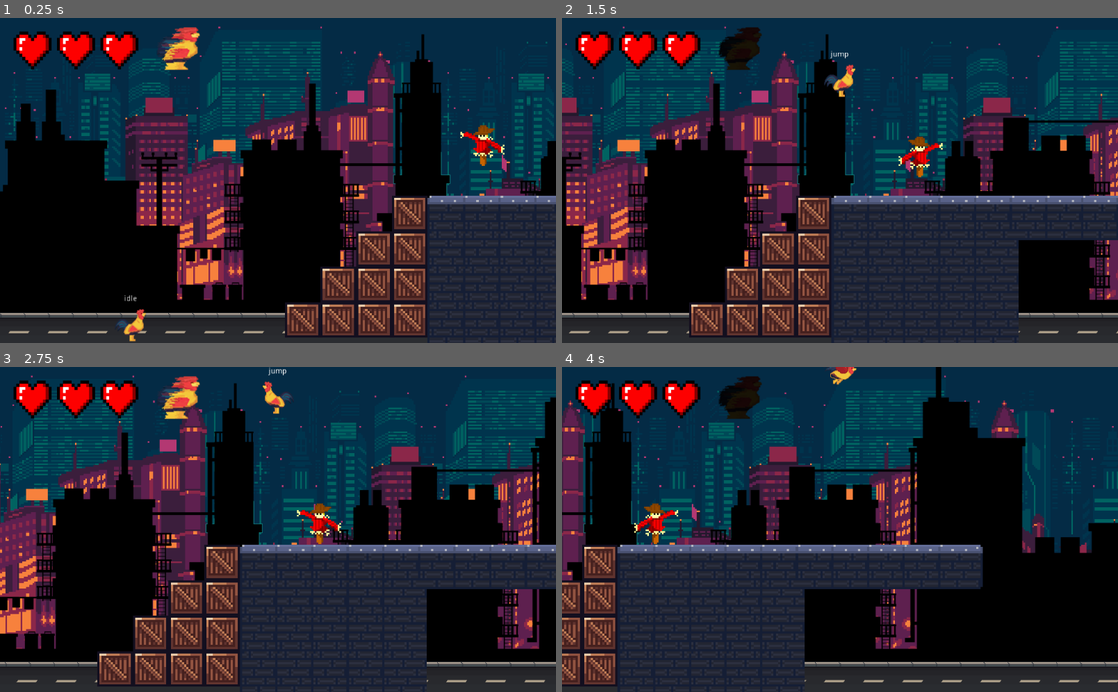
Above: before the commit, frames 1-4 (two rows, left to right).
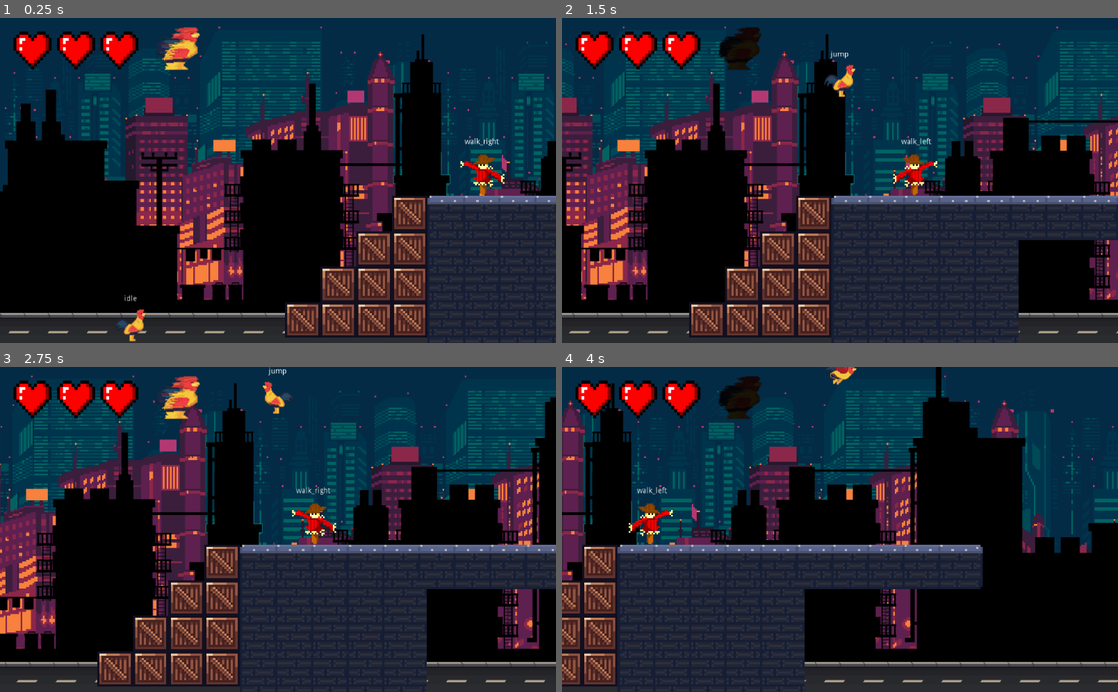
Above: after the commit, the same moments.

Repository: see4pablo/rooster-madness
Game: Godot game, scene res://Game.tscn
The game is run twice, just before and just after one commit, with the same random seed, the same clock (stepped at 60 frames per second) and the same inputs.
Inputs (mouse positions are in pixels of both pictures, inside the frame that each line leads up to):
- Up to frame 1 (0.25 s): no input
- Up to frame 2 (1.5 s): move the mouse to (962, 164) at 0.52 s; press the mouse at (962, 164) at 0.53 s; hold D (move_right) from 0.53 s (still down); tap Space (jump) at 0.77, 0.8, 1.07, 1.35 s; move the mouse to (728, 196) at 1.27 s; release the mouse at (728, 196) at 1.28 s
- Up to frame 3 (2.75 s): tap Space (jump) at 1.52, 1.82, 2.3 s; click (166, 545) at 1.55 s; move the mouse to (333, 458) at 2.02 s; release D (move_right) at 2.03 s; press the mouse at (333, 458) at 2.03 s; hold A (move_left) from 2.03 s (still down)
- Up to frame 4 (4 s): move the mouse to (812, 594) at 2.77 s; release A (move_left) at 2.78 s; release the mouse at (812, 594) at 2.78 s; hold D (move_right) from 2.78 s (still down); click (812, 594) at 2.85 s; tap Space (jump) at 3.02, 3.32 s; move the mouse to (1006, 578) at 3.52 s; hold Space (jump) from 3.53 s (still down)

The runs differ from the first frame. In frame 1, 0.7% of the frame differs, in the area x 82-91%, y 32-55%; in frame 2, 0.7%; in frame 3, 0.5%; in frame 4, 0.5%.

Commit message:
Pablo's changes

Diff:
--- a/Enemies/EnemyFSM.gd
+++ b/Enemies/EnemyFSM.gd
@@ -2,6 +2,7 @@
 
 func _ready():
 
+	add_state("idle")
 	add_state("walk_left")
 	add_state("walk_right")
 	add_state("follow_left")
@@ -17,6 +18,13 @@
 
 func _get_transition(delta):
 	match state:
+		states.idle:
+			if parent.checker_left.is_colliding():
+				return states.follow_left
+			elif parent.checker_right.is_colliding():
+				return states.follow_right
+			else:
+				return states.walk_right
 		states.walk_left:
 			if parent.checker_left.is_colliding():
 				return states.follow_left
@@ -41,16 +49,20 @@
 func _enter_state(new_state, old_state):
 	match new_state:
 		states.walk_left:
-			if [states.walk_right, states.follow_right].has(old_state):
+			parent.state_info.text = "walk_left"
+			if [states.idle, states.walk_right, states.follow_right].has(old_state):
 				parent.velocity.x = Globals.LEFT * parent.move_speed
 		states.follow_left:
-			if [states.walk_right, states.follow_right].has(old_state):
+			parent.state_info.text = "follow_left"
+			if [states.idle, states.walk_right, states.follow_right].has(old_state):
 				parent.velocity.x = Globals.LEFT * parent.move_speed
 		states.walk_right:
-			if [states.walk_left, states.follow_left].has(old_state):
+			parent.state_info.text = "walk_right"
+			if [states.idle, states.walk_left, states.follow_left].has(old_state):
 				parent.velocity.x = Globals.RIGHT * parent.move_speed
 		states.follow_right:
-			if [states.walk_left, states.follow_left].has(old_state):
+			parent.state_info.text = "follow_right"
+			if [states.idle, states.walk_left, states.follow_left].has(old_state):
 				parent.velocity.x = Globals.RIGHT * parent.move_speed
 
 func _exit_state(old_state, new_state):
--- a/Enemies/enemy.gd
+++ b/Enemies/enemy.gd
@@ -7,7 +7,7 @@
 #------------------------------------
 # States
 var idle = true
-var facing_right = true
+var facing_right = false
 var getting_hit = false
 var jumping = false
 #------------------------------------
@@ -17,12 +17,13 @@
 
 var velocity = Vector2()
 var move_speed = character_speed * Globals.UNIT_SIZE
-var gravity = 20
-export var direction = -1
+var gravity = 20 * move_speed
 
 onready var checker_left = $player_checker_left
 onready var checker_right = $player_checker_right
 onready var anim_sprite = $Body/AnimatedSprite
+onready var state_info = $Enemy_UI/State_Info
+onready var enemyFSM = $StateMachine
 
 # Called when the node enters the scene tree for the first time.
 func _ready():
@@ -49,12 +50,14 @@
 
 func _jump():
 	jumping = true
+	var direction = -1
+	if facing_right: direction = 1
 	velocity.x = move_speed*(direction*-1)*50
 	velocity.y = gravity*(-1)*60
 	velocity = move_and_slide(velocity)
 
 
-func get_hit(damage):
+func _get_hit(damage):
 	if getting_hit:
 		return false
 	$Receive_hit.start(0.5)
@@ -83,7 +86,7 @@
 		body.get_attacked(self)
 
 	elif body.is_class("StaticBody2D"):
-		get_hit(100)
+		_get_hit(100)
 
 
 func _on_Timer_timeout():
@@ -91,4 +94,4 @@
 
 
 func _on_Receive_hit_timeout():
-	getting_hit = false
+	enemyFSM.set_state(enemyFSM.states.idle)
--- a/Enemies/enemy.tscn
+++ b/Enemies/enemy.tscn
@@ -102,6 +102,24 @@
 
 [node name="StateMachine" type="Node" parent="."]
 script = ExtResource( 3 )
+
+[node name="Enemy_UI" type="HBoxContainer" parent="."]
+anchor_left = 1.0
+anchor_right = 1.0
+margin_left = -42.5874
+margin_top = -59.7622
+margin_right = 45.4126
+margin_bottom = -45.7622
+alignment = 1
+__meta__ = {
+"_edit_use_anchors_": false
+}
+
+[node name="State_Info" type="Label" parent="Enemy_UI"]
+margin_left = 32.0
+margin_right = 56.0
+margin_bottom = 14.0
+text = "idle"
 [connection signal="body_entered" from="hit_checker" to="." method="_on_hit_checker_body_entered"]
 [connection signal="timeout" from="Receive_hit" to="." method="_on_Receive_hit_timeout"]
 [connection signal="timeout" from="Timer" to="." method="_on_Timer_timeout"]
--- a/Game.tscn
+++ b/Game.tscn
@@ -88,7 +88,6 @@
 
 [node name="enemy2" parent="Enemies" instance=ExtResource( 2 )]
 position = Vector2( 866.134, 226.998 )
-direction = 1
 
 [node name="Player" parent="." instance=ExtResource( 1 )]
 position = Vector2( 240.547, 535.92 )
--- a/Player/PlayerFSM.gd
+++ b/Player/PlayerFSM.gd
@@ -21,7 +21,7 @@
 		jump_pressed = true
 		parent.glide_cond = true
 
-		if [states.idle, states.walk].has(state):
+		if [states.idle, states.walk].has(state) and parent.is_on_floor():
 			parent.jump_sound.play()
 			parent.velocity.y += parent.max_jump_velocity
 
@@ -51,7 +51,7 @@
 	match state:
 		states.idle:
 			if !parent.is_on_floor():
-				if parent.velocity.y < 0:
+				if parent.velocity.y < - Globals.EPSILON:
 					return states.jump
 				elif parent.velocity.y >= 0:
 					return states.fall
@@ -59,9 +59,9 @@
 				return states.walk
 		states.walk:
 			if !parent.is_on_floor():
-				if parent.velocity.y < 0:
+				if parent.velocity.y < - Globals.EPSILON:
 					return states.jump
-				elif parent.velocity.y >= 0:
+				elif parent.velocity.y >= Globals.EPSILON:
 					return states.fall
 			elif parent.velocity.x == 0:
 				return states.idle
@@ -70,23 +70,23 @@
 				return states.idle
 			elif parent.glide_cond:
 				return states.glide
-			elif parent.velocity.y >= 0:
+			elif parent.velocity.y >= Globals.EPSILON:
 				return states.fall
 		states.fall:
 			if parent.is_on_floor():
 				return states.idle
 			elif parent.glide_cond:
 				return states.glide
-			elif parent.velocity.y < 0:
+			elif parent.velocity.y < - Globals.EPSILON :
 				return states.jump
 		states.glide:
 			if parent.is_on_floor():
 				return states.idle
 			elif not parent.glide_cond:
-				if parent.velocity.y >= 0:
+				if parent.velocity.y >= Globals.EPSILON:
+					return states.fall
+				elif parent.velocity.y < - Globals.EPSILON:
 					return states.jump
-				else:
-					return states.fall
 		states.dash:
 			if parent.position.distance_to(parent.dash_origin) >= parent.dash_distance:
 				return states.idle
